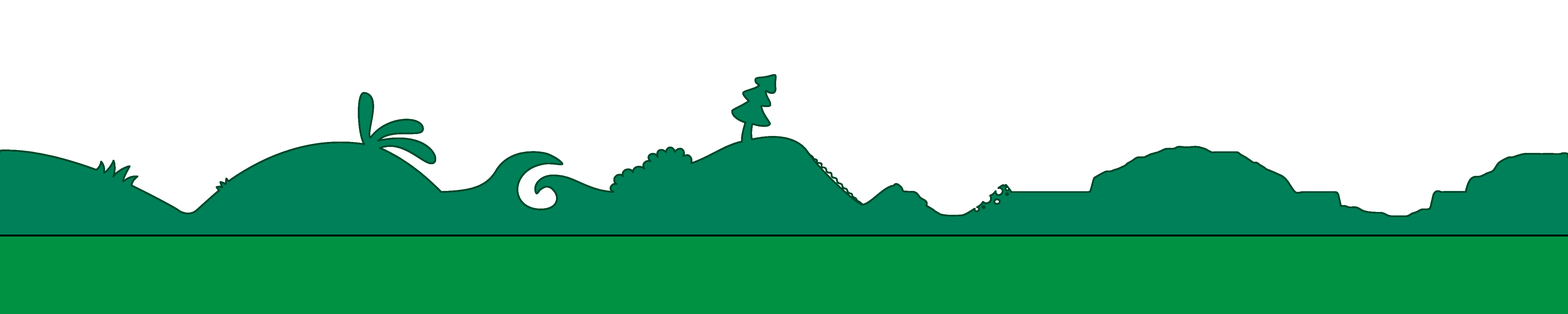
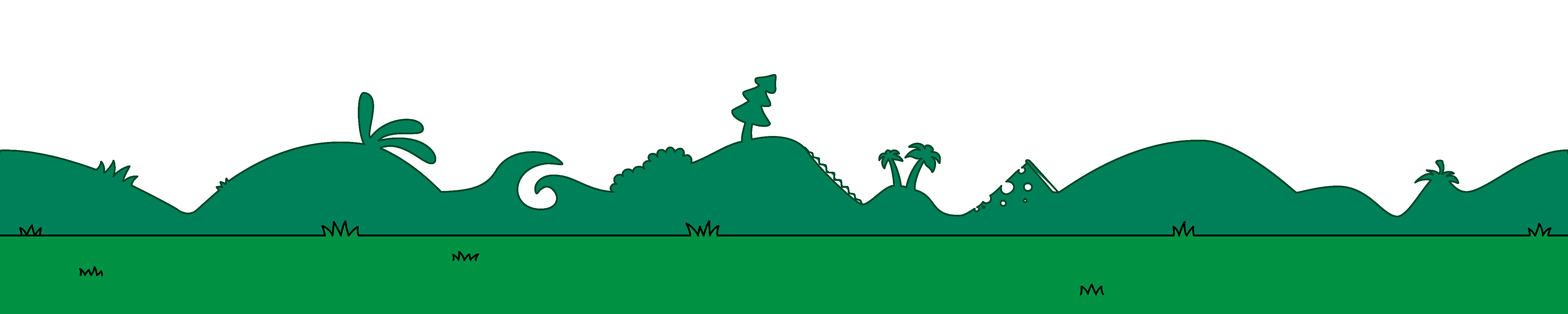
Layer changes from the first (1568, 314) image to the second:
painted on "test" over (19, 220, 1552, 295)
painted on "Sfondo" over (122, 139, 1568, 218)
